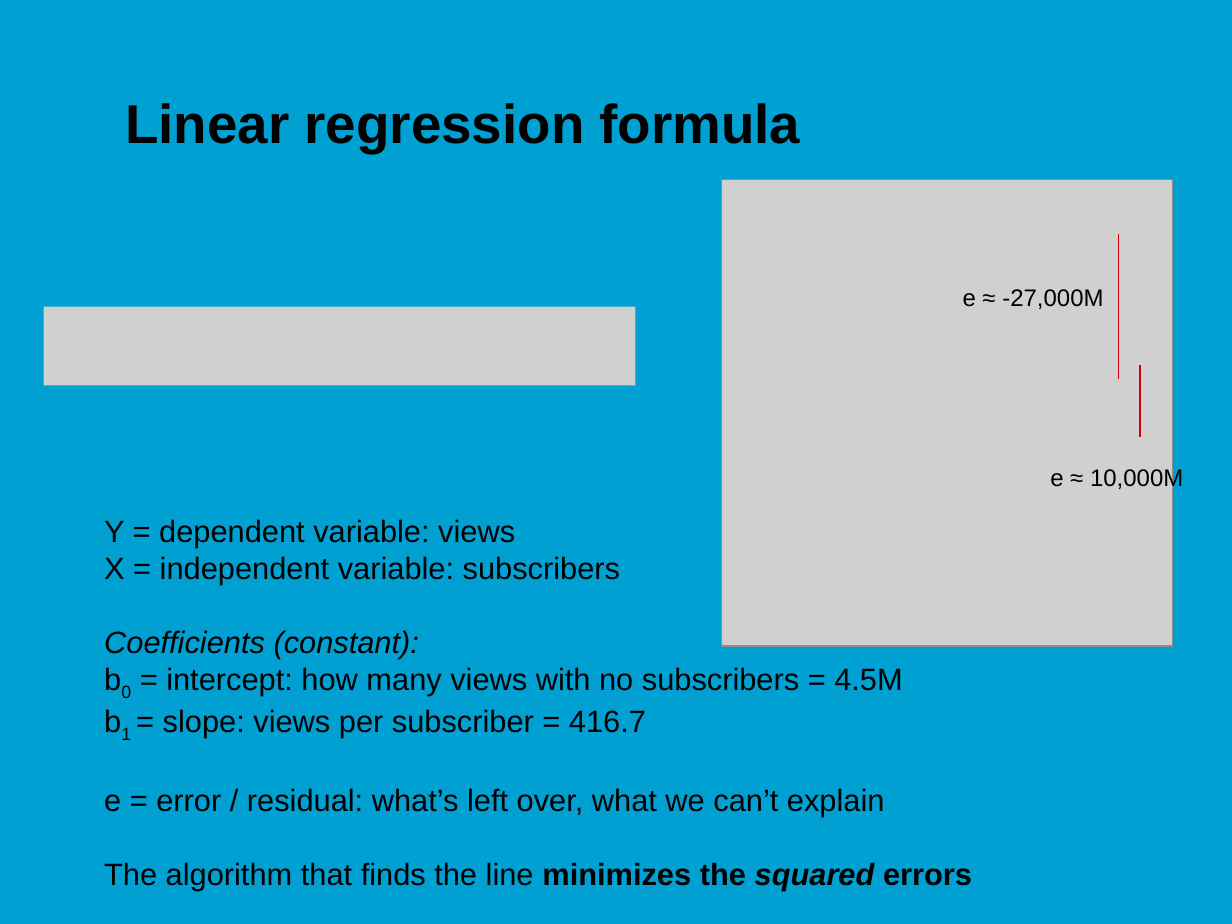
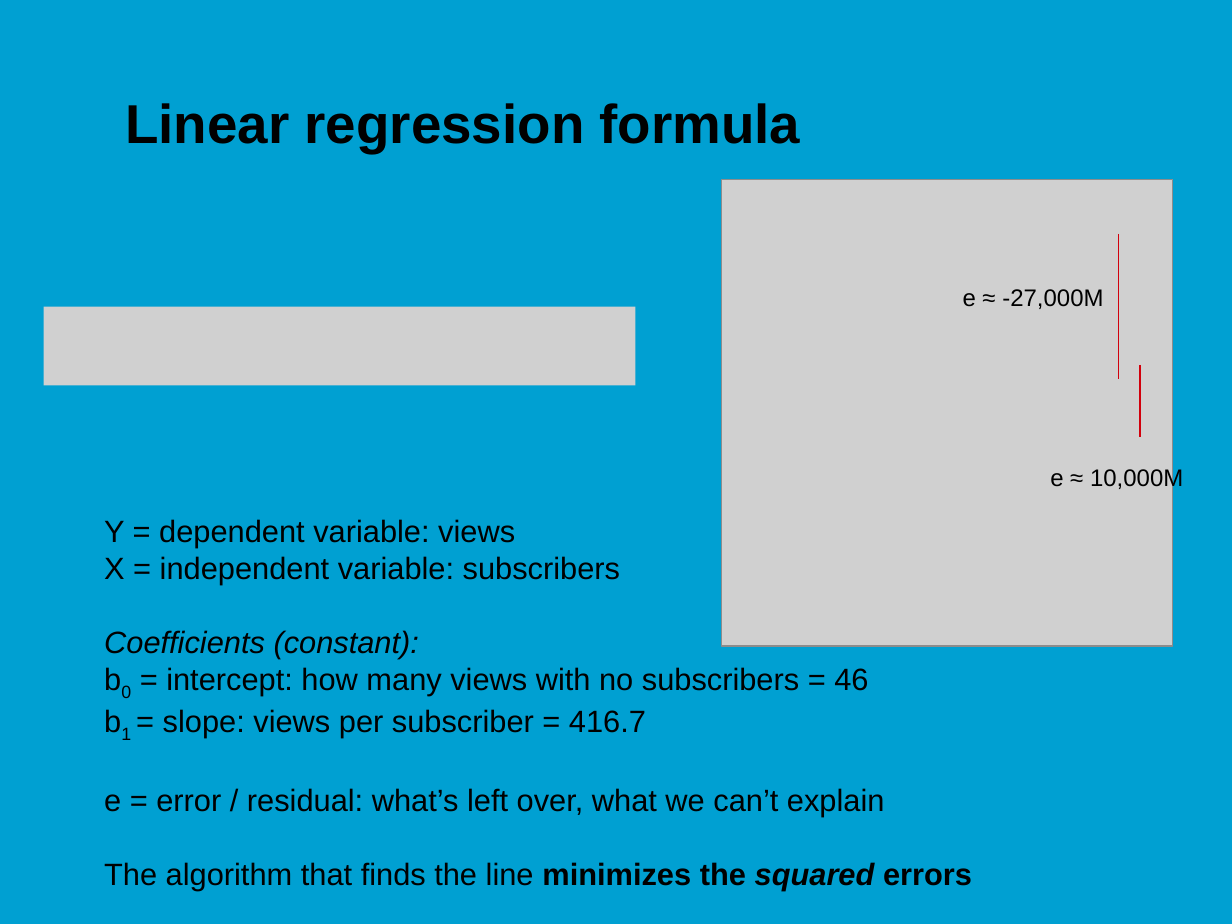
Before and after one commit to jonasmoons/data-driven-learning, a slide deck: slide 21 of slides/ddl-w5l1.pptx. Drawn at 1232x924 pixels with LibreOffice and Linux fonts; fonts in the diff are those of the drawing; grey boxes stand for pictures; background and template pictures are left out. Boxes give left, top, right and bottom in pixels: in the first picture for what was removed or moved away, otherwise in the second. Text is boxed around its words. In the diff, an @@ line names an element or a change of style, - is before the commit and + after.

```diff
--- a/slides/ddl-w5l1.pptx
+++ b/slides/ddl-w5l1.pptx
@@ text at (x1=166, y1=667, x2=868, y2=696): text changed @@
-b0 = intercept: how many views with no subscribers = 4.5M
+b0 = intercept: how many views with no subscribers = 46
```
Also in this commit, not shown: 3 other slides changed, 7 other files.
